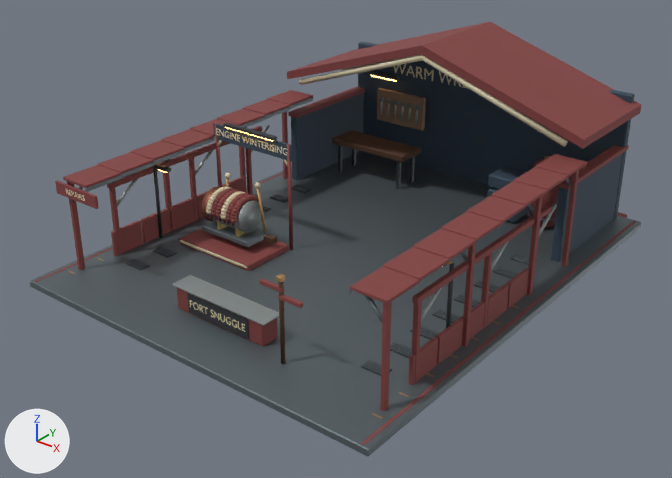
Renders of the glTF model assets/storefronts/brrrindle-garage.glb from each side of a commit.
Before and after are seen from a 50 mm lens placed at (21.6, -20.5, 17.7), pointed at (0.1, 6.3, 1.1). Lighting does not change. The marker at lower left points along +X, +Y and +Z. The picture after the commit comes second. Vertices at exactly the same position are counted once.

The older version as bpy lines, for what is in view:
```python
me_warm_wrench_garage_001 = bpy.data.meshes.new('WARM WRENCH GARAGE.001')
me_warm_wrench_garage_001.from_pydata(...)  # 16276 vertices, 31286 faces; spans x -8.4..8.4, y -2.6..18.5, z -0.5..7.9
me_warm_wrench_garage_001.materials.append(mat_sign_ink_cream)  # beige #e4d8b2
me_warm_wrench_garage_001.materials.append(mat_red)
me_warm_wrench_garage_001.materials.append(mat_dark)
me_warm_wrench_garage_001.materials.append(mat_blue)
me_warm_wrench_garage_001.materials.append(mat_cream)
me_warm_wrench_garage_001.materials.append(mat_iron)
me_warm_wrench_garage_001.materials.append(mat_light)  # orange #ffcb79, glowing orange #ffcb79
me_warm_wrench_garage_001.materials.append(mat_wood)
me_warm_wrench_garage_001.materials.append(mat_tan)
me_warm_wrench_garage_001.materials.append(mat_steel)
me_warm_wrench_garage_001.materials.append(mat_edge)
me_warm_wrench_garage_001.materials.append(mat_brass)
me_warm_wrench_garage_001.materials.append(mat_coal)
me_warm_wrench_garage_001.materials.append(mat_copper)
me_warm_wrench_garage_001.materials.append(mat_yellow)
me_warm_wrench_garage_001.materials.append(mat_wine)
ob_brrrindle_garage = bpy.data.objects.new('brrrindle-garage', me_warm_wrench_garage_001)
ob_brrrindle_garage.location = (0.0, 0.0, 0.0)
```
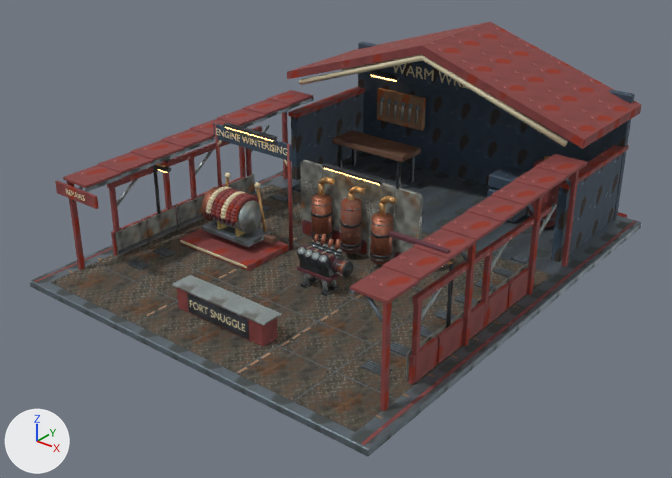
Location of each change, (x1, y1, x2, y2) in pixels of the pictures (672 x 478 px):
'Warm Wrench Garage drive', added: after (297, 234, 343, 278)
    faces in mat_iron: (297, 241, 343, 278)
    faces in mat_steel: (297, 240, 342, 268)
    faces in mat_copper: (314, 234, 341, 251)
'Warm Wrench Garage nozzle', added: after (331, 258, 353, 278)
    faces in mat_iron: (332, 258, 353, 278)
part 1 of me_warm_wrench_garage_001, deleted: before (260, 278, 284, 293)
part 2 of me_warm_wrench_garage_001, deleted: before (278, 295, 303, 308)
part 3 of me_warm_wrench_garage_001, deleted: before (276, 274, 286, 282)
part 4 of me_warm_wrench_garage_001, deleted: before (278, 282, 286, 364)
part 5 of me_warm_wrench_garage_001, built on: after (51, 160, 552, 432)
part 6 of me_warm_wrench_garage_001, added: after (389, 231, 450, 253)
part 7 of me_warm_wrench_garage_001, surface changed: (31, 27, 642, 453) in both

What changed in the scene script:
```text
Add mat_rust:
    mat_rust = bpy.data.materials.new('Rust')
    # uses the picture img_port_paint2_relief
    # uses the picture img_port_paint2_roughness
    # uses the picture img_rust
Add mat_workskin:
    mat_workskin = bpy.data.materials.new('Workskin')
    # uses the picture img_port_paint2_relief
    # uses the picture img_port_paint2_roughness
    # uses the picture img_workskin
Add mat_workdeck:
    mat_workdeck = bpy.data.materials.new('Workdeck')
    # uses the picture img_port_plate_relief
    # uses the picture img_port_plate_roughness
    # uses the picture img_workdeck
Add mat_safety:
    mat_safety = bpy.data.materials.new('Safety')
    # uses the picture img_port_paint2_relief
    # uses the picture img_port_paint2_roughness
    # uses the picture img_safety
Add mat_canvas:
    mat_canvas = bpy.data.materials.new('Canvas')
    # uses the picture img_canvas
    # uses the picture img_port_cloth_relief
    # uses the picture img_port_cloth_roughness
Change me_warm_wrench_garage_001:
    remove me_warm_wrench_garage_001.from_pydata(...)  # 16276 vertices, 31286 faces; spans x -8.4..8.4, y -2.6..18.5, z -0.5..7.9
    add me_warm_wrench_garage_001.from_pydata(...)  # 21986 vertices, 41882 faces; spans x -8.4..8.4, y -2.6..18.5, z -0.5..7.9
    me_warm_wrench_garage_001 part 1: the loose piece of 32 vertices spanning x 2.5..3.5, y -0.8..-0.6, z 2.8..3.0 is deleted
    me_warm_wrench_garage_001 part 2: the loose piece of 32 vertices spanning x 3.3..4.3, y -0.8..-0.6, z 2.5..2.7 is deleted
    me_warm_wrench_garage_001 part 3: the loose piece of 32 vertices spanning x 3.3..3.5, y -0.8..-0.6, z 3.2..3.4 is deleted
    me_warm_wrench_garage_001 part 4: the loose piece of 28 vertices spanning x 3.3..3.5, y -0.8..-0.6, z 0.0..3.3 is deleted
    me_warm_wrench_garage_001 part 5: 2 vertices moved within x 7.5, y 1.9, z 0.0; 5302 vertices added at x -7.7..7.7, y -2.2..10.9, z 0.0..3.9
    me_warm_wrench_garage_001 part 6: 52 vertices added at x 5.2..7.6, y 2.7..2.9, z 3.9..4.3
    me_warm_wrench_garage_001 part 7: 22106 kept faces spanning x -8.4..8.4, y -2.6..18.5, z -0.5..7.9 get new texture (UV) coordinates
    other edits to the shape of me_warm_wrench_garage_001 do not show in these pictures
    add me_warm_wrench_garage_001.materials.append(mat_workdeck)
    add me_warm_wrench_garage_001.materials.append(mat_safety)
    add me_warm_wrench_garage_001.materials.append(mat_workskin)
    add me_warm_wrench_garage_001.materials.append(mat_rust)
Add ob_warm_wrench_garage_nozzle:
    ob_warm_wrench_garage_nozzle = bpy.data.objects.new('Warm Wrench Garage nozzle', me_brrrindle_detachable_coupling_001)  # 128 vertices, 224 faces; spans x -0.06..0.531, y -0.32..0.32, z -0.304..0.304
    ob_warm_wrench_garage_nozzle.location = (1.85, 4.2, 1.28)
Add ob_warm_wrench_garage_drive:
    ob_warm_wrench_garage_drive = bpy.data.objects.new('Warm Wrench Garage drive', me_brrrindle_live_workpiece_001)  # 1232 vertices, 2264 faces; spans x -0.83..0.75, y -0.63..0.63, z -0.46..0.84
    ob_warm_wrench_garage_drive.location = (1.0, 4.2, 1.28)
```
